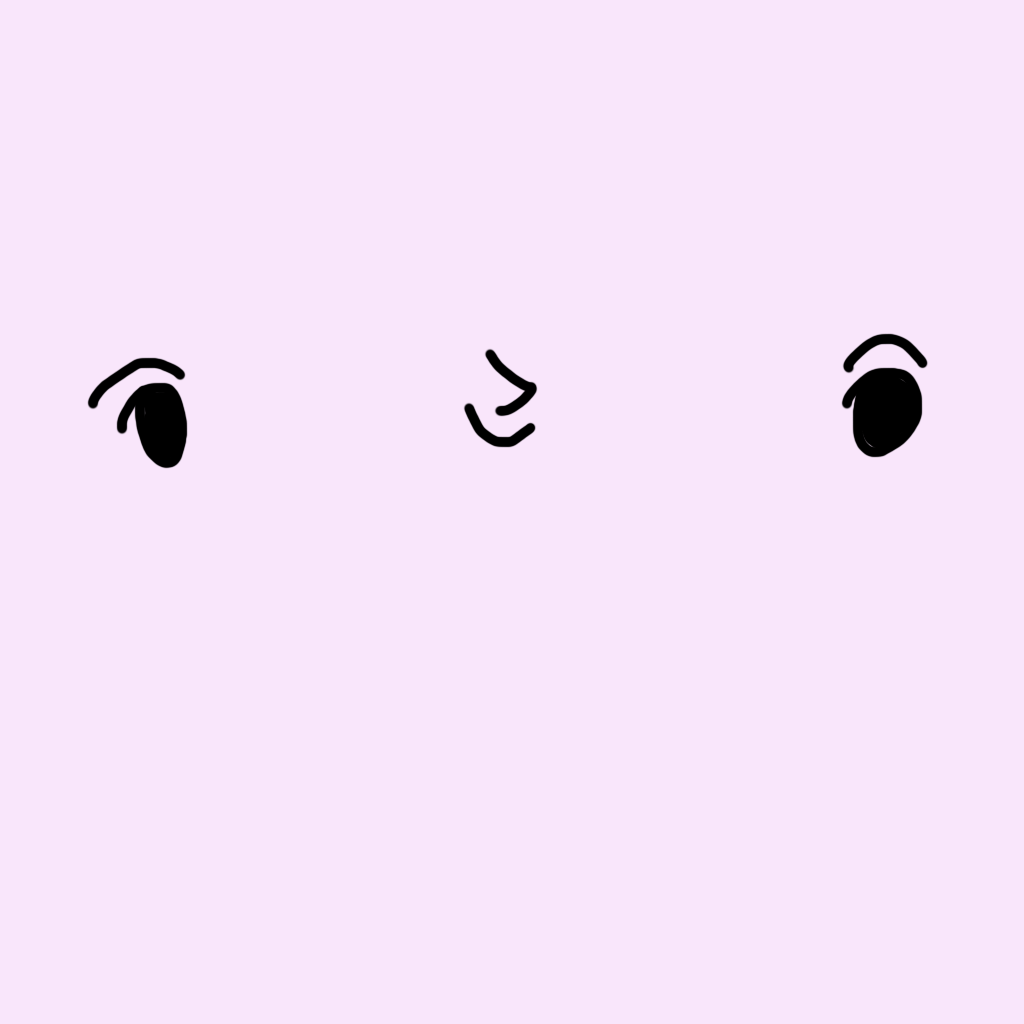
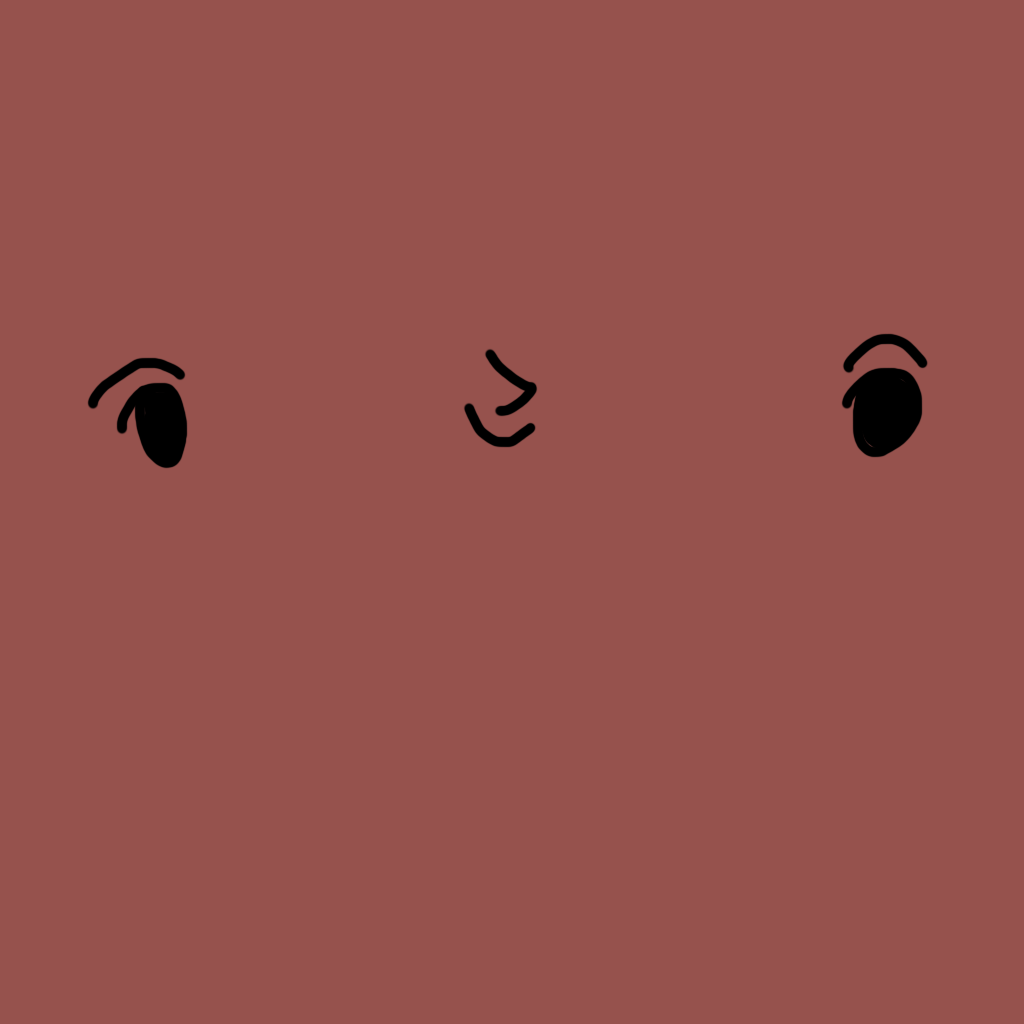
Layer changes from the first 1024×1024 image to the second:
painted on "レイヤー 2" over [left=0, top=0, right=1024, bottom=1024]
